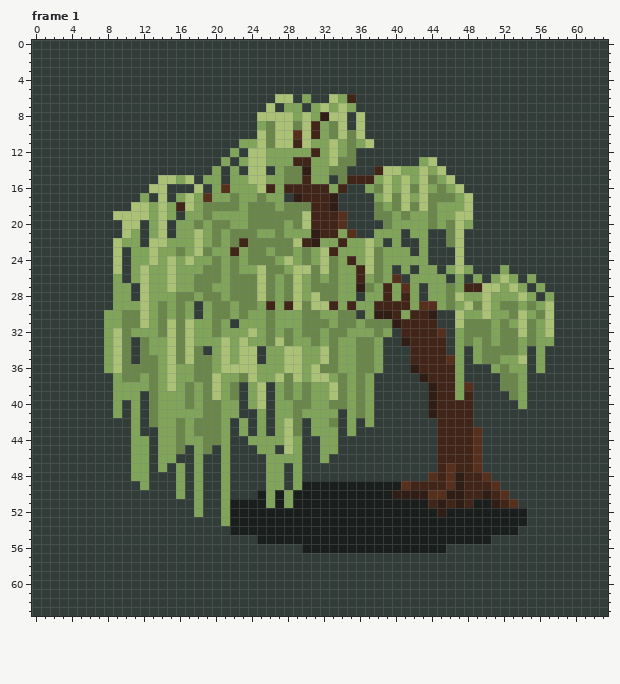
Animated GIF sprite: assets/pixelart/willowtree.gif. The picture above was drawn from the file before the commit.
Shown: frame 1. The commit also changed other frames, which this record leaves out.
After the commit:
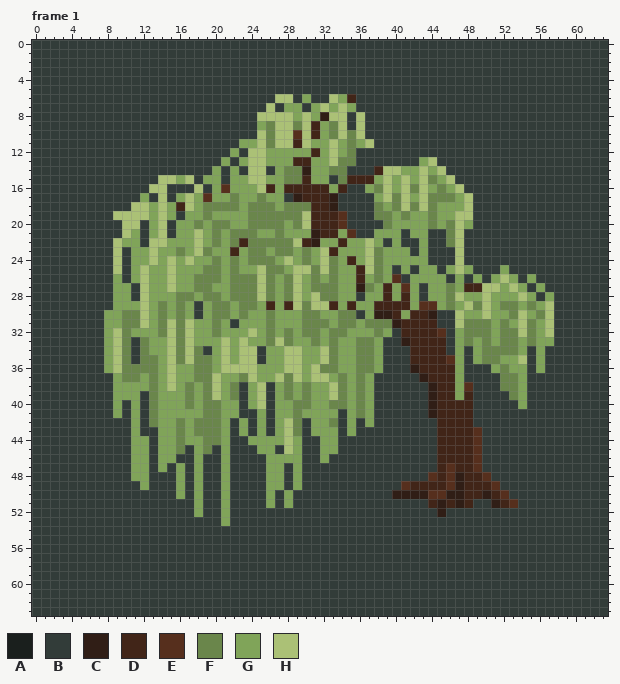
Palette (. is transparent): A #1a1f1d  B #323c39  C #301e16  D #412518  E #562f1d  F #6a864b  G #80a459  H #abc176
The exact change:
file 64x64 -> 128x128 pixels (blocks of 1x1 -> 2x2; one block is one cell here)
Frame 1:
Colour A gives way to colour B in row 49 at x 30 to 40; in row 50 at x 25, 27 and 29 to 39; in row 51 at x 22 to 25, 27, 29 to 43 and 49 to 50; in row 52 at x 22 to 44 and 46 to 54; in row 53 at x 22 to 54; in row 54 at x 22 to 53.
Colour A gives way to colour B in row 55 at x 25 to 50; in row 56 at x 30 to 45.
Pixel boxes of the changes (left, top, right, bottom) in both pictures:
changed: (230, 481, 527, 553)
